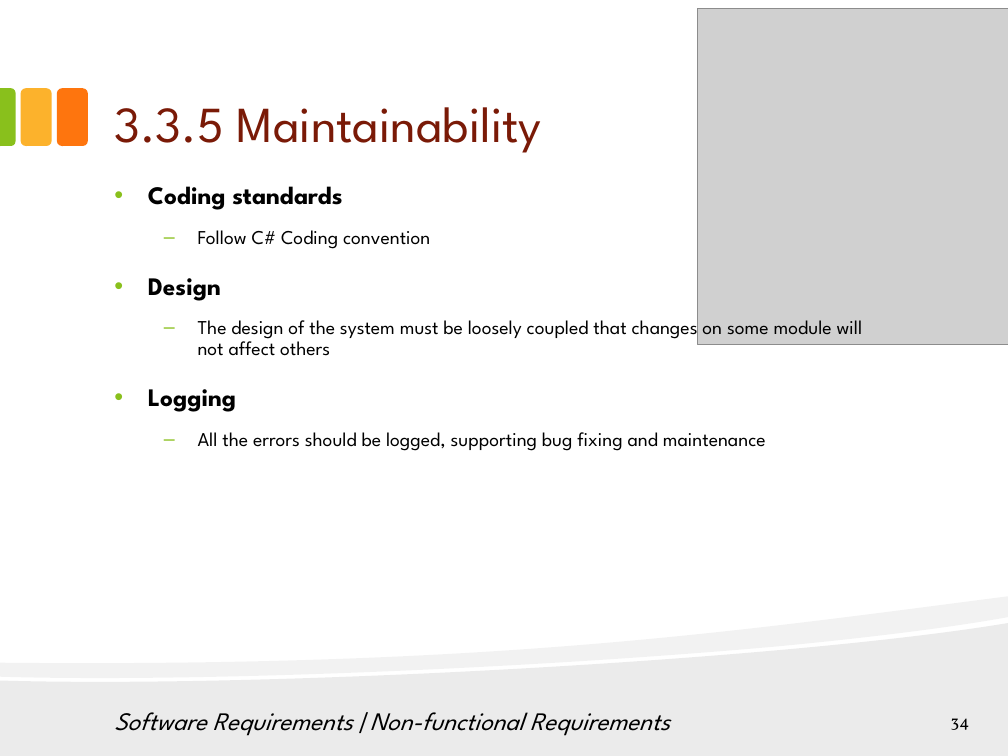
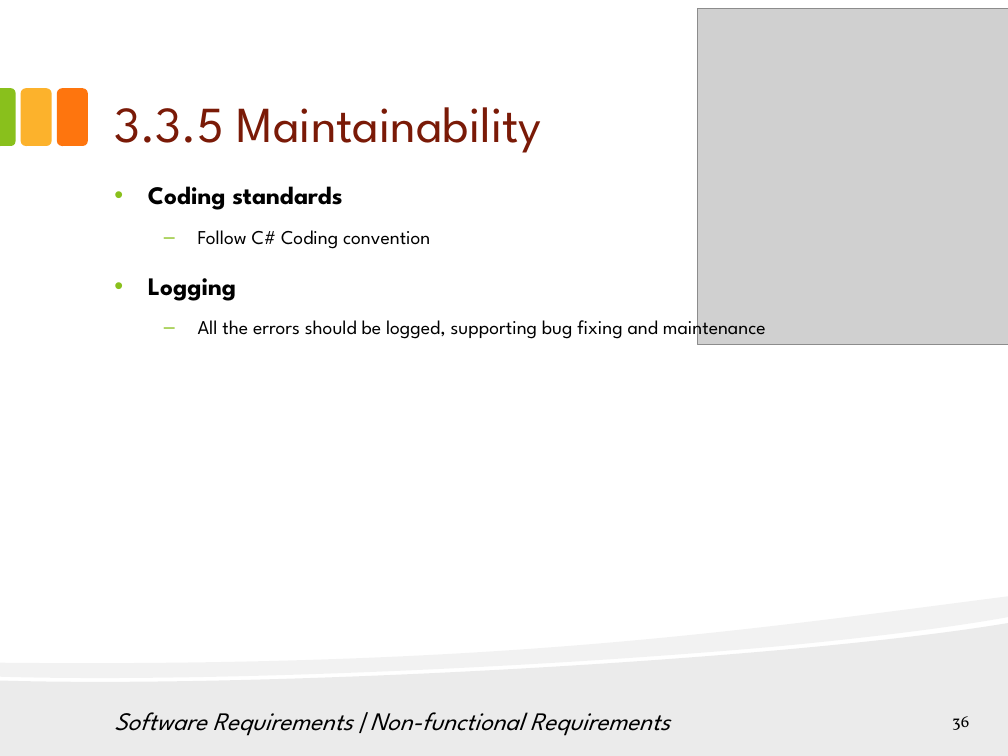
Before and after one commit to hungqcao/Rental-House-Finding, a slide deck: slide 36 of Document/Documentation/Final Document & Report/RHF_Presentation_Final_v1.0.pptx (slide 34 before the commit). Drawn at 1008x756 pixels with LibreOffice and Linux fonts; fonts in the diff are those of the drawing; grey boxes stand for pictures. Boxes give left, top, right and bottom in pixels: in the first picture for what was removed or moved away, otherwise in the second. Text is boxed around its words. In the diff, an @@ line names an element or a change of style, - is before the commit and + after.

```diff
--- a/Document/Documentation/Final Document & Report/RHF_Presentation_Final_v1.0.pptx
+++ b/Document/Documentation/Final Document & Report/RHF_Presentation_Final_v1.0.pptx
@@ text at [148, 278, 863, 356]: paragraphs removed @@
-• Design
-  – The design of the system must be loosely coupled that changes on some module will not affect others
@@ page number at [952, 716, 969, 730]: text changed @@
-34
+36
```
Also in this commit, not shown: 19 other slides changed, 6 slides added, 5 slides removed.
